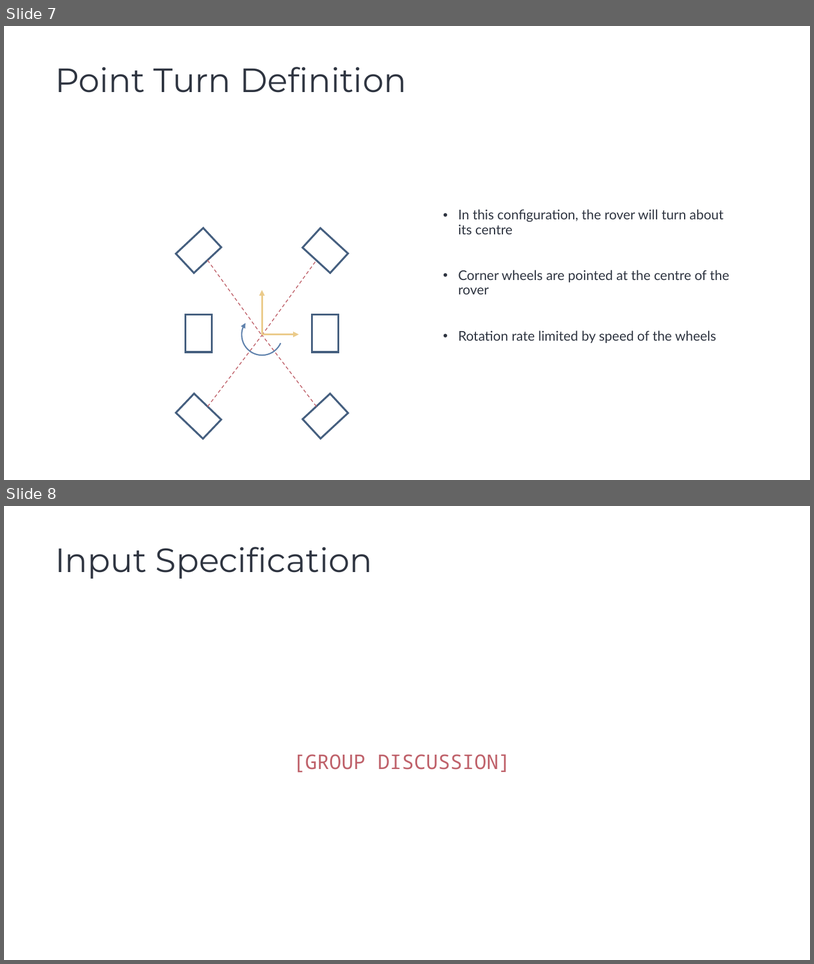
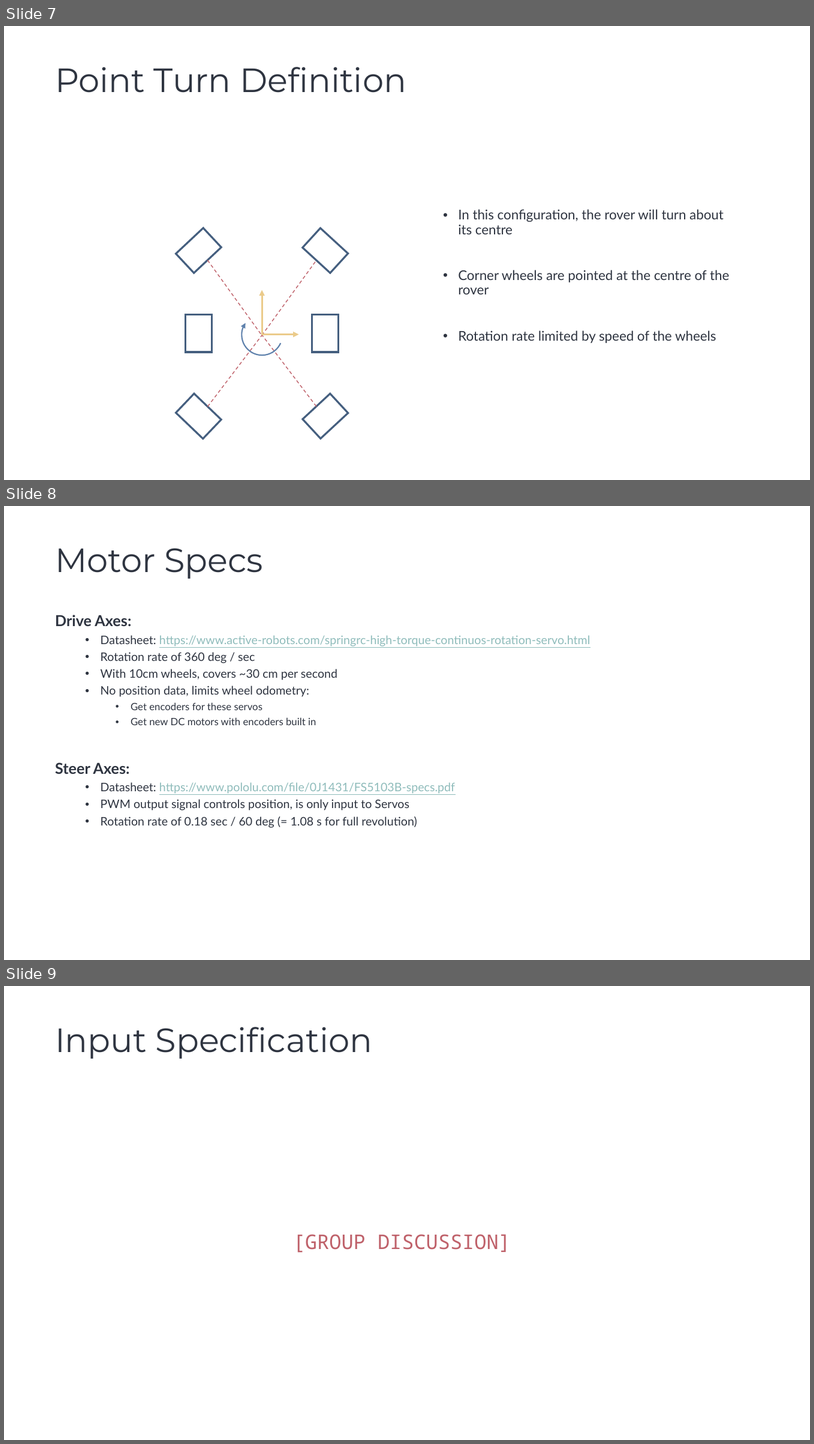
Before and after one commit to SUSF-Robotics-and-Software/Olympus-Rover-Deimos, a slide deck: docs/ModSpec_LocomotionControl.pptx. Shown one above the other, each under a label of ours: slides 7 and 8 before the commit, slides 7, 8 and 9 after it. The pictures are 814x964 and 814x1444 pixels, drawn with LibreOffice and Linux fonts; fonts in the diff are those of the drawing; grey boxes stand for pictures. Boxes give left, top, right and bottom in pixels: in the first picture for what was removed or moved away, otherwise in the second. Text is boxed around its words. In the diff, an @@ line names an element or a change of style, - is before the commit and + after.

Commit message:
presentation night commit

```diff
--- a/docs/ModSpec_LocomotionControl.pptx
+++ b/docs/ModSpec_LocomotionControl.pptx
@@ slide 8 added at (4,506,810,960), background #FFFFFF @@
@@ title added at (55,548,263,579), 40 pt, text #2E3440 @@
+Motor Specs
@@ text added at (55,615,590,828), 14 pt, text #2E3440 @@
+Drive Axes:
+  • Datasheet: https://www.active-robots.com/springrc-high-torque-continuos-rotation-servo.html
+  • Rotation rate of 360 deg / sec
+  • With 10cm wheels, covers ~30 cm per second
+  • No position data, limits wheel odometry:
+    • Get encoders for these servos
+    • Get new DC motors with encoders built in
+Steer Axes:
+  • Datasheet: https://www.pololu.com/file/0J1431/FS5103B-specs.pdf
+  • PWM output signal controls position, is only input to Servos
+  • Rotation rate of 0.18 sec / 60 deg (= 1.08 s for full revolution)
@@ what was slide 8 is now slide 9 @@
```
